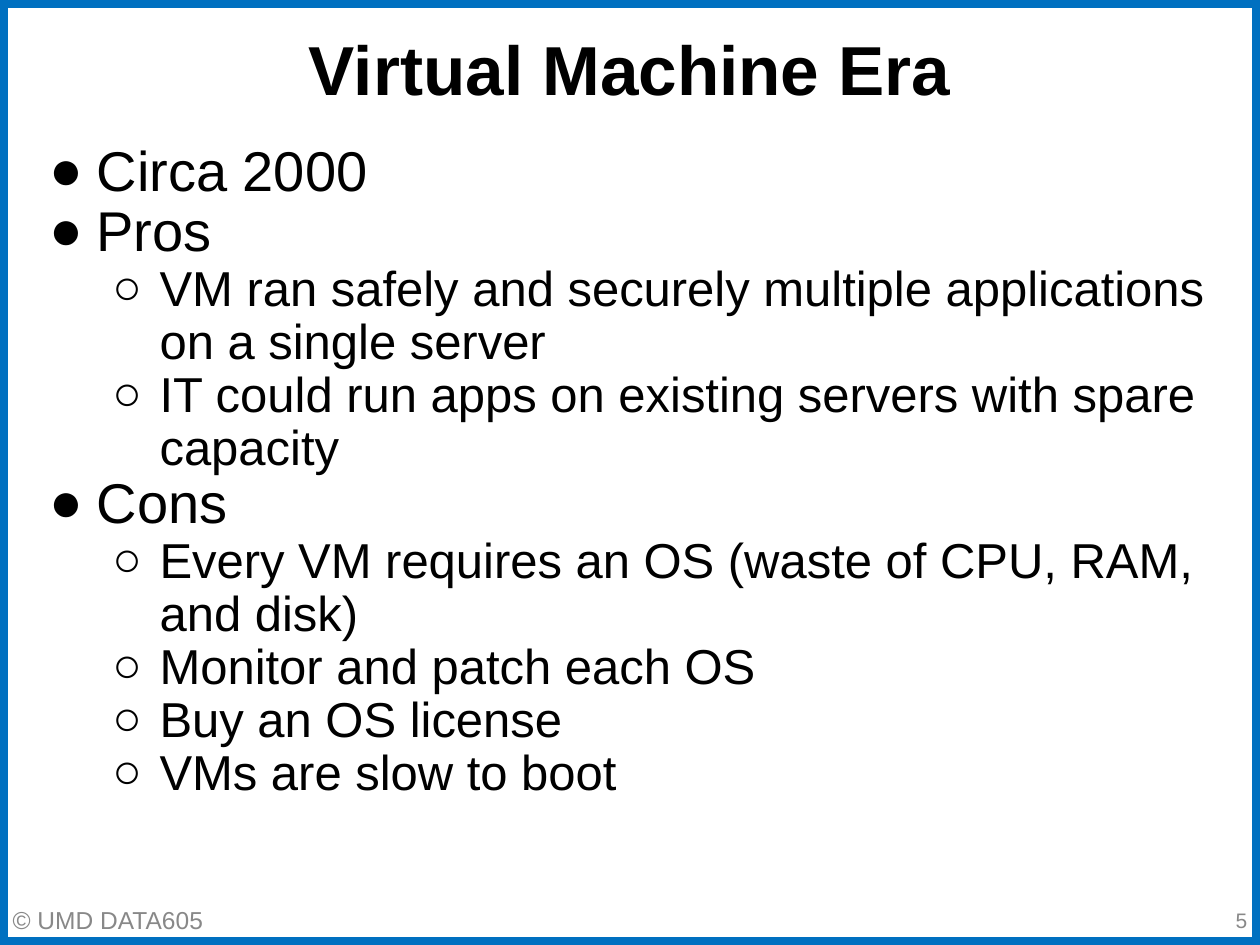
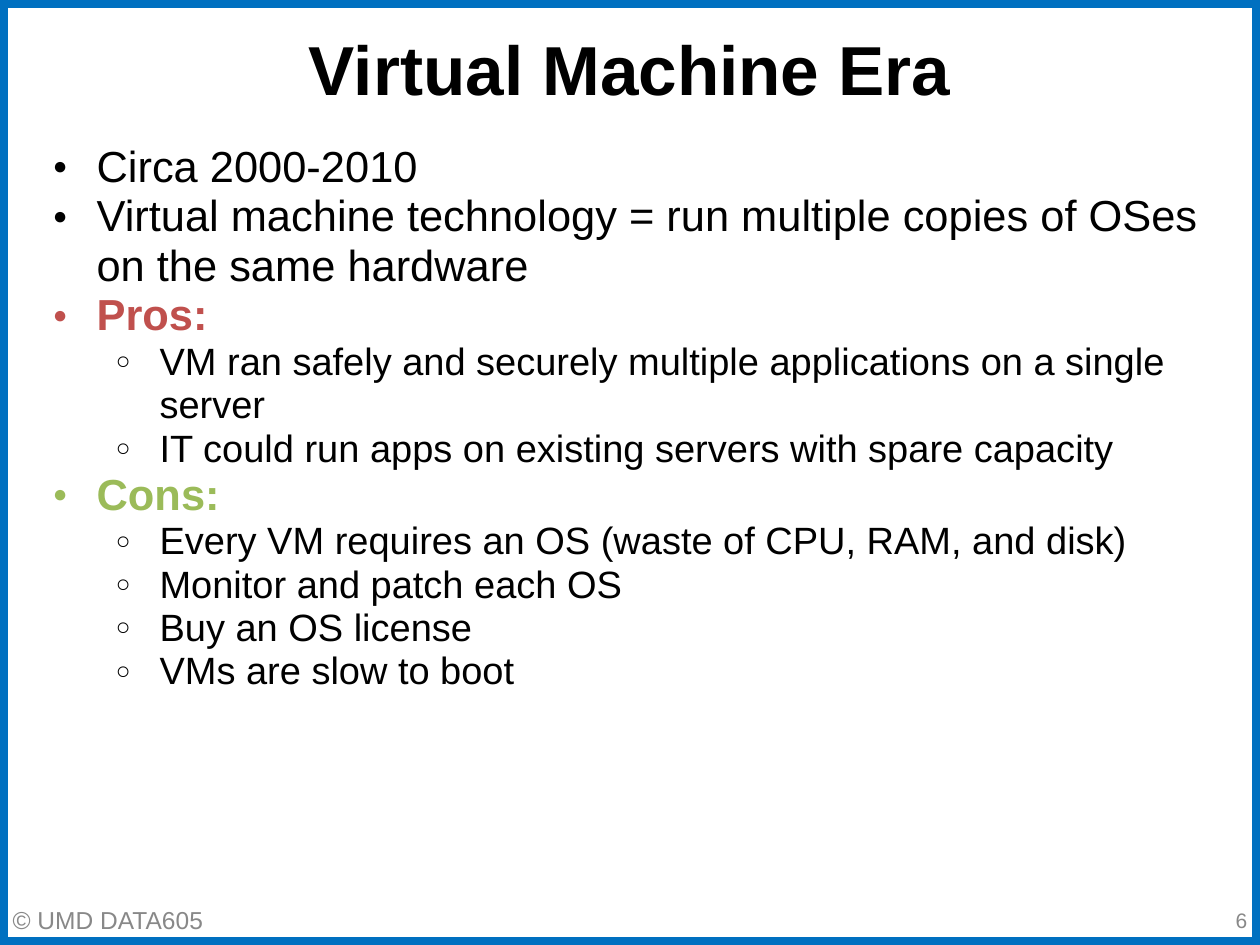
Before and after one commit to gpsaggese/umd_data605, a slide deck: slide 6 of lectures/02.2 - Docker DevOps.pptx (slide 5 before the commit). Drawn at 1260x945 pixels with LibreOffice and Linux fonts; fonts in the diff are those of the drawing. Boxes give left, top, right and bottom in pixels: in the first picture for what was removed or moved away, otherwise in the second. Text is boxed around its words. In the diff, an @@ line names an element or a change of style, - is before the commit and + after.

```diff
--- a/lectures/02.2 - Docker DevOps.pptx
+++ b/lectures/02.2 - Docker DevOps.pptx
@@ text at [97,150,1198,331]: text changed; size 32 to 24.8 pt @@
-● Circa 2000
-● Pros
+● Circa 2000-2010
+● Virtual machine technology = run multiple copies of OSes on the same hardware
+● Pros:
@@ text at [160,347,1164,685]: size 28 to 21.7 pt in "VM ran safely and securely multiple applications ...", "IT could run apps on existing servers ...", "Every VM requires an OS (waste of ...", "Monitor and patch each OS" and 2 more places; indent changed; line spacing 0.9 to 0.95 @@
@@ text at [97,479,220,511]: text changed; size 32 to 24.8 pt; text colour #000000 to #9BBB59; bold on @@
-● Cons
+● Cons:
@@ page number at [1236,913,1248,928]: text changed @@
-5
+6
```
Also in this commit, not shown: 20 other slides changed, 2 slides added, 3 slides removed, 3 other files.
